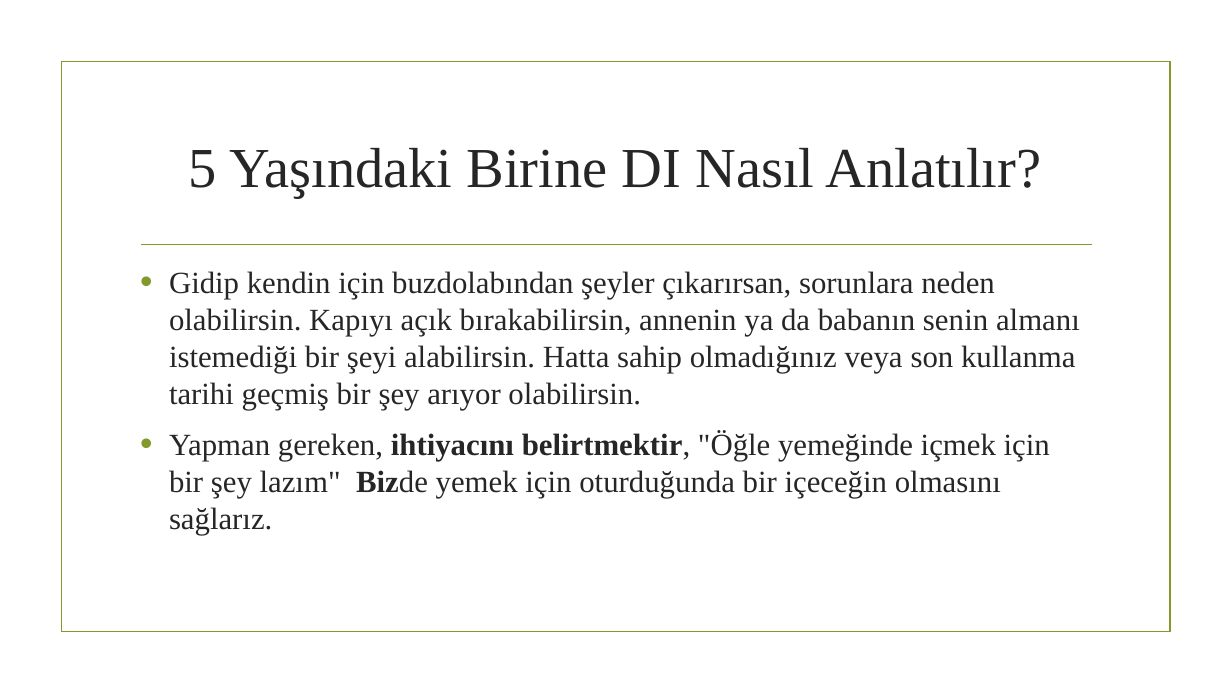
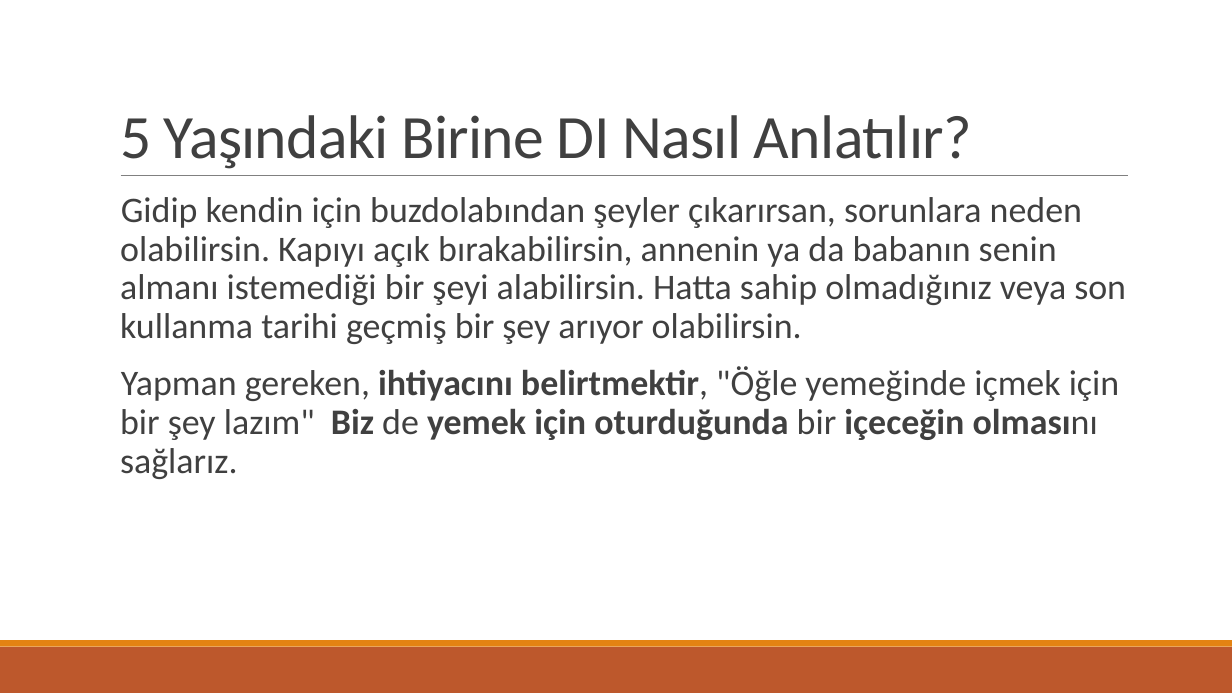
Before and after one commit to ozgurkaplan/MsMeetup20171025, a slide deck: slide 4 of Dependency Injection with net Core.pptx. Drawn at 1232x693 pixels with LibreOffice and Linux fonts; fonts in the diff are those of the drawing; background and template pictures are left out. Boxes give left, top, right and bottom in pixels: in the first picture for what was removed or moved away, otherwise in the second. Text is boxed around its words. In the diff, an @@ line names an element or a change of style, - is before the commit and + after.

```diff
--- a/Dependency Injection with net Core.pptx
+++ b/Dependency Injection with net Core.pptx
@@ title "5 Yaşındaki Birine DI Nasıl ...": place and size @@
-title "5 Yaşındaki Birine DI Nasıl ..." at (189,148,1041,198)
+title "5 Yaşındaki Birine DI Nasıl ..." at (120,115,972,169)
@@ title "5 Yaşındaki Birine DI Nasıl ..." at (120,115,972,169): size 44 to 48 pt, font Times New Roman to Calibri, text colour #262626 to #404040, letter spacing 0 to -0.5 pt; alignment centre to left; line spacing 1 to 0.85; vertical alignment middle to bottom @@
@@ rectangle removed at (61,62,1170,632) @@
@@ line moved from (141, 245) - (1092, 245) to (121, 176) - (1128, 176) @@
@@ line (121, 176) - (1128, 176): stroke #83992A 1.25 pt to #808080 0.5 pt @@
@@ text "Gidip kendin için buzdolabından şeyler ...": place and size @@
-text "Gidip kendin için buzdolabından şeyler ..." at (169,271,1080,535)
+text "Gidip kendin için buzdolabından şeyler ..." at (120,197,1126,479)
@@ text at (120,197,1126,344): size 24 to 28 pt, font Times New Roman to Calibri, text colour #262626 to #404040 in "Gidip kendin için buzdolabından şeyler çıkarırsan, sorunlara ..."; bullet • to  ; line spacing 1 to 0.9; more space between paragraphs; bullet colour #83992A to #E48312 @@
@@ text at (120,366,1119,479): text changed; size 24 to 28 pt; font Times New Roman to Calibri; text colour #262626 to #404040 @@
-• Yapman gereken, ihtiyacını belirtmektir, "Öğle yemeğinde içmek için bir şey lazım" Bizde yemek için oturduğunda bir içeceğin olmasını sağlarız.
+  Yapman gereken, ihtiyacını belirtmektir, "Öğle yemeğinde içmek için bir şey lazım" Biz de yemek için oturduğunda bir içeceğin olmasını sağlarız.
@@ rectangle added at (0,647,1232,693), fill #BD582C @@
@@ rectangle added at (0,640,1232,647), fill #E48312 @@
```
Also in this commit, not shown: 10 other slides changed, 4 slides added, 2 other files.
